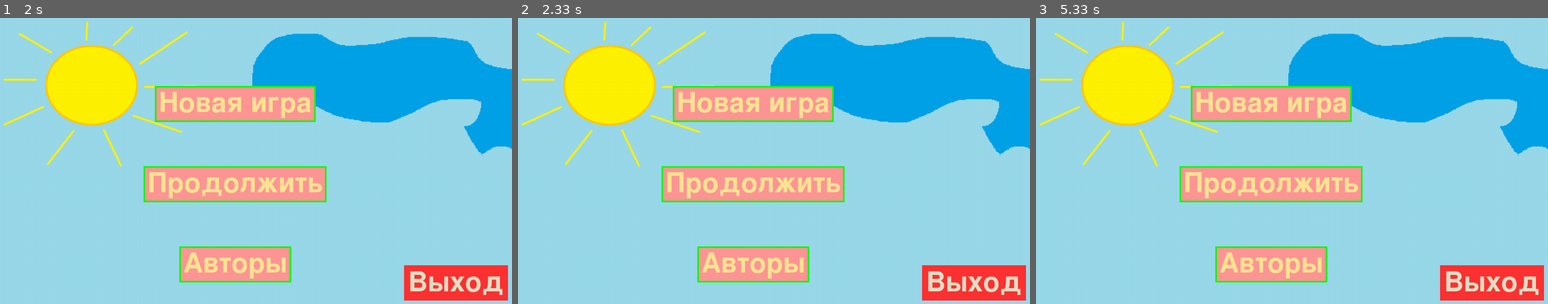
Above: before the commit, frames 1-3 (left to right).
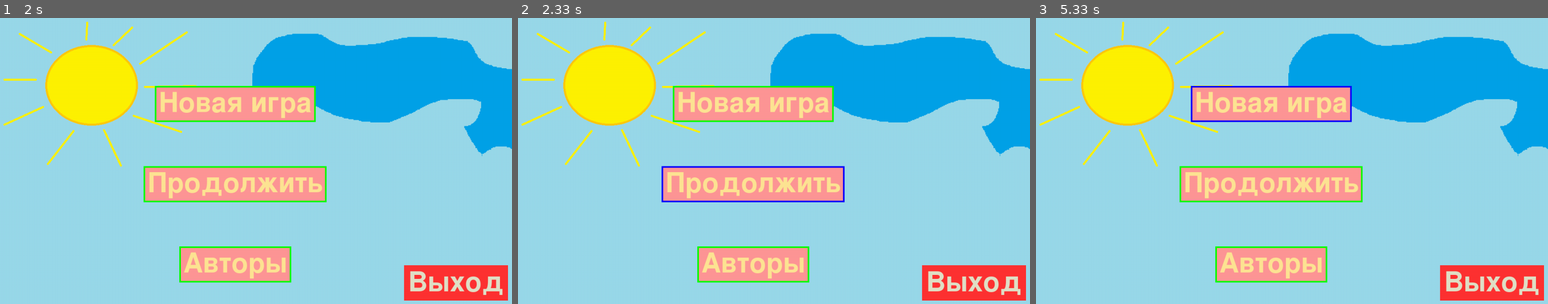
Above: after the commit, the same moments.

Repository: realReloadTime/GoodAppsProduction
Game: pygame game, started from start.py
The game is run twice, just before and just after one commit, with the same random seed, the same clock (stepped at 60 frames per second) and the same inputs.
Inputs (mouse positions are in pixels of both pictures, inside the frame that each line leads up to):
- Up to frame 1 (2 s): press the mouse at (312, 183) at 0.87 s; move the mouse to (215, 118) at 0.97 s; release the mouse at (122, 52) at 1.1 s; click (256, 195) at 1.85 s
- Up to frame 2 (2.33 s): no input
- Up to frame 3 (5.33 s): move the mouse to (1455, 60) at 2.8 s; click (1455, 60) at 3.08 s; click "Новая игра" at 4.72 s; move the mouse to (1363, 92) at 5.27 s

Frame 1 is identical in both runs. In frame 2, 0.6% of the frame differs, in the area x 27-64%, y 51-65%; in frame 3, 0.5%.

Commit message:
buttons have blue lines on sides when focused

Diff:
--- a/start.py
+++ b/start.py
@@ -24,6 +24,8 @@
 
         pygame.display.set_caption('Продай и отдай')
         clock = pygame.time.Clock()
+        buttons = [['Новая игра', 0], ['Продолжить', 0], ['Авторы', 0]]
+        button_location = []
         running = True
 
         while running:
@@ -35,8 +37,11 @@
                     running = False
 
                 if event.type == pygame.MOUSEMOTION:
-                    pass
-
+                    for x, y, w, h in button_location:
+                        if x <= event.pos[0] <= x + w and y <= event.pos[1] <= y + h:
+                            buttons[button_location.index([x, y, w, h])][1] = 1
+                        else:
+                            buttons[button_location.index([x, y, w, h])][1] = 0
             if not running:
                 continue
 
@@ -44,19 +49,23 @@
                 menu_background = Background('data/background_menu.png', [0, 0])
                 self.screen.blit(menu_background.image, menu_background.rect)
 
-                buttons = ['Новая игра', 'Продолжить', 'Авторы']
                 for i in range(3):
 
                     font = pygame.font.Font(None, 100)
-                    text = font.render(buttons[i], True, pygame.Color('#FFE594'))  # текст
+                    text = font.render(buttons[i][0], True, pygame.Color('#FFE594'))  # текст
                     text_x = self.width // 2 - text.get_width() // 2 - 50
                     text_y = self.height // 3 - text.get_height() // 2 - 20 + i * 200
                     text_w = text.get_width()
                     text_h = text.get_height()
+                    button_location.append([text_x, text_y, text_w, text_h])
                     pygame.draw.rect(self.screen, (255, 150, 150), (text_x - 10, text_y - 10,
                                                                     text_w + 20, text_h + 20), 0)  # фон текста
-                    pygame.draw.rect(self.screen, (10, 255, 0), (text_x - 10, text_y - 10,
-                                                                 text_w + 20, text_h + 20), 4)  # обводка текста
+                    if buttons[i][1] == 0:
+                        pygame.draw.rect(self.screen, (10, 255, 0), (text_x - 10, text_y - 10,
+                                                                     text_w + 20, text_h + 20), 4)  # обводка текста
+                    if buttons[i][1] == 1:
+                        pygame.draw.rect(self.screen, (10, 0, 255), (text_x - 10, text_y - 10,
+                                                                     text_w + 20, text_h + 20), 4)  # обводка текста
                     self.screen.blit(text, (text_x, text_y))
 
                 font = pygame.font.Font(None, 100)
